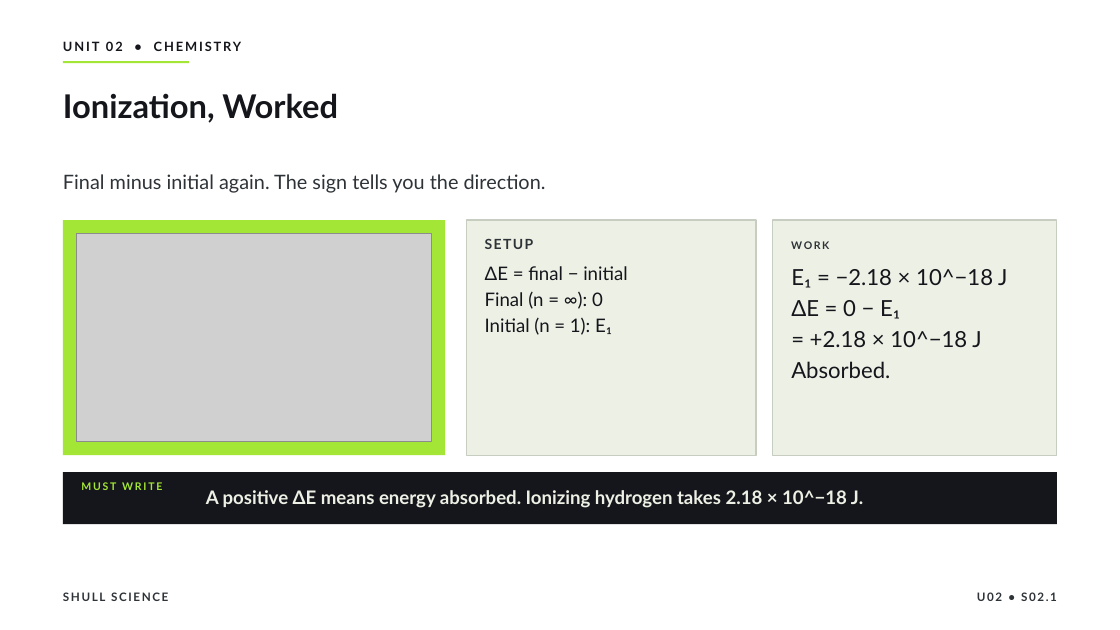
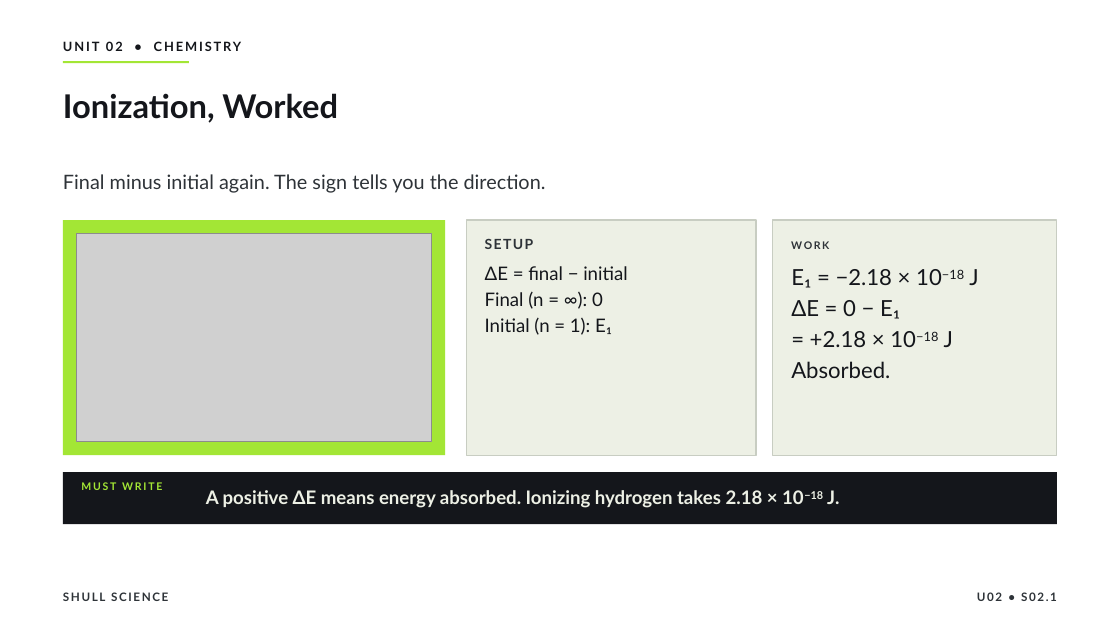
Before and after one commit to Hayabusa015/WorkWork, a slide deck: slide 18 of deliverables/chem-u02/SHULL_CHEM_Slides_U02_S02.1.pptx. Drawn at 1120x630 pixels with LibreOffice and Linux fonts; fonts in the diff are those of the drawing; grey boxes stand for pictures. Boxes give left, top, right and bottom in pixels: in the first picture for what was removed or moved away, otherwise in the second. Text is boxed around its words. In the diff, an @@ line names an element or a change of style, - is before the commit and + after.

```diff
--- a/deliverables/chem-u02/SHULL_CHEM_Slides_U02_S02.1.pptx
+++ b/deliverables/chem-u02/SHULL_CHEM_Slides_U02_S02.1.pptx
@@ text at [791, 269, 978, 288]: text changed @@
-E₁ = −2.18 × 10^−18 J
+E₁ = −2.18 × 10−18 J
@@ text at [810, 331, 953, 347]: text changed @@
-= +2.18 × 10^−18 J
+= +2.18 × 10−18 J
@@ text at [206, 490, 839, 508]: text changed @@
-A positive ΔE means energy absorbed. Ionizing hydrogen takes 2.18 × 10^−18 J.
+A positive ΔE means energy absorbed. Ionizing hydrogen takes 2.18 × 10−18 J.
```
Also in this commit, not shown: 7 other slides changed, 12 other files.
